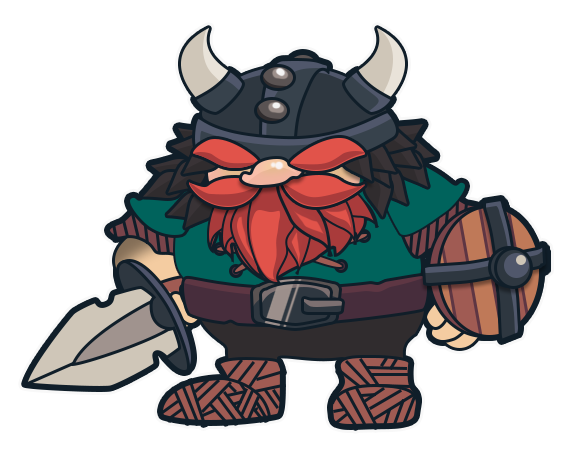
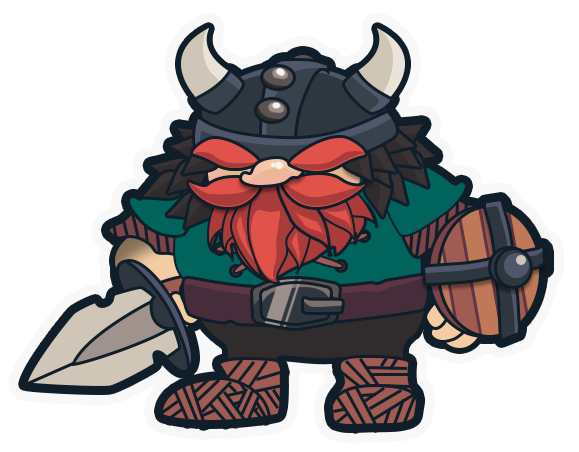
Layered file, before and after one edit (579 × 452). Changes by layer:
painted on "Shape 14", masked it over <box>328,12,472,178</box>
painted on "Shape 15", masked it over <box>161,12,284,121</box>
painted on "Shape 12", masked it over <box>168,69,414,167</box>
painted on "Shape 2", masked it over <box>192,110,399,168</box>
painted on "Shape 18", masked it over <box>165,12,449,144</box>
painted on "Shape 1", masked it over <box>227,66,394,112</box>
painted on "Shape 4", masked it over <box>181,28,262,111</box>
painted on "Shape 16", masked it over <box>351,12,421,105</box>
painted on "Shape 4 copy", masked it over <box>324,28,405,111</box>
painted on "Shape 33", masked it over <box>487,182,548,347</box>
painted on "Shape 32", masked it over <box>471,167,539,362</box>
painted on "Shape 31", masked it over <box>451,164,533,364</box>
painted on "Shape 30", masked it over <box>437,176,498,364</box>
painted on "Shape 29", masked it over <box>418,195,467,371</box>
painted on "Shape 26", masked it over <box>427,205,542,338</box>
painted on "Shape 9", masked it over <box>287,162,386,240</box>
painted on "Shape 37", masked it over <box>287,166,386,240</box>
painted on "Shape 52", masked it over <box>71,299,167,366</box>
painted on "Shape 51", masked it over <box>24,286,181,389</box>
painted on "Shape 50 copy", masked it over <box>116,287,175,373</box>
painted on "Shape 50", masked it over <box>116,287,194,372</box>
painted on "Shape 44", masked it over <box>333,358,416,424</box>
painted on "Shape 43", masked it over <box>163,360,280,420</box>
painted on "Shape 42", masked it over <box>199,323,424,372</box>
…and 49 more changes (49 mask, 49 painted)
